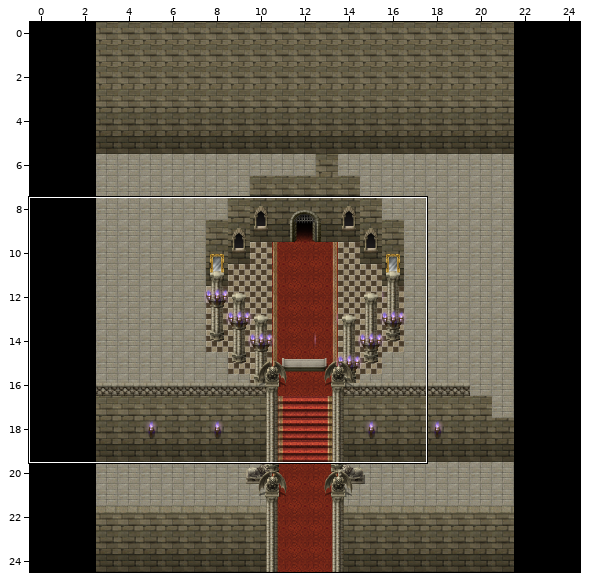
Two versions of a level (Tiled map, res/map/yashasanctuary/yashasanctuary.tmx). Above: a wide view before the commit, with the close-up outlined.
Close-up. Before the commit:
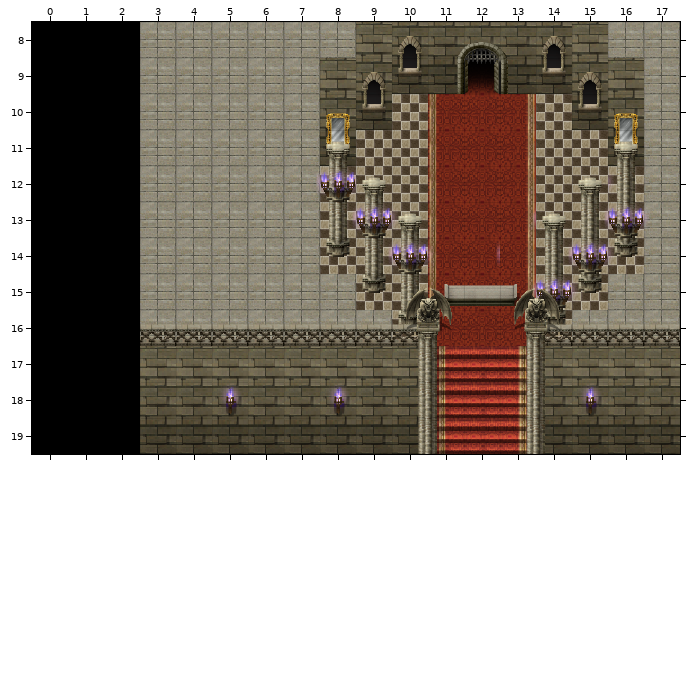
Cells are 50x50 px. Shown: x 0..17, y 8..19. The commit also changed other parts of the map, which this record leaves out. The old version is drawn lined up with the new one.
Now the later version:
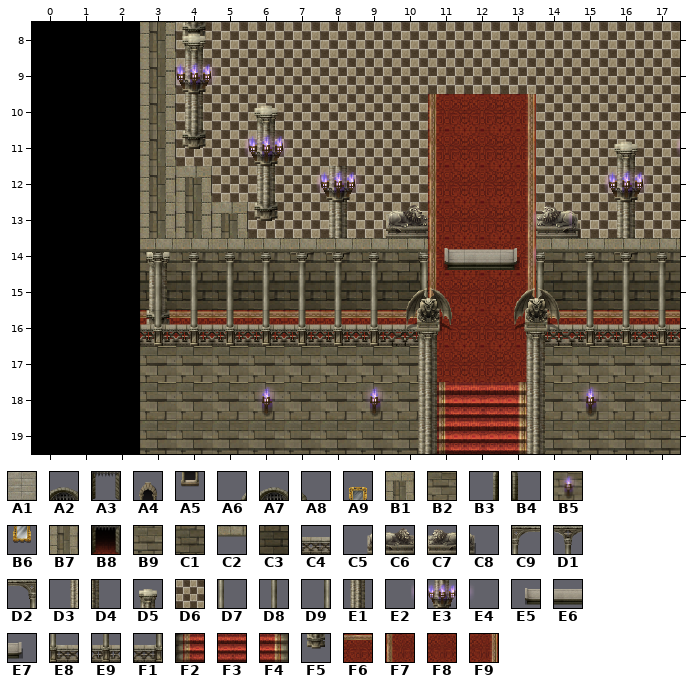
Key: from "tileset_map_yashasanctuary": A1 69, A2 76, A3 99, A4 129, A5 152, A6 166, A7 167, A8 168, A9 175, B1 184, B2 188, B3 189, B4 191, B5 195, B6 198, B7 207, B8 210, B9 211, C1 234, C2 254, C3 257, C4 270, C5 282, C6 283, C7 284, C8 285, C9 287, D1 288, D2 289, D3 299, D4 300, D5 301, D6 302, D7 310, D8 311, D9 312, E1 324, E2 326, E3 327, E4 328, E5 329, E6 330, E7 331, E8 333, E9 334, F1 335, F2 339, F3 340, F4 341, F5 347, F6 359, F7 381, F8 382, F9 383.
__ is an empty cell.
Tiles replaced or removed in this view: A1, A2, A3, A4, A5, A6, A7, A8, A9, B3, B4, B5, B6, B8, B9, C1, C3, C4, D3, D4, D5, D6, E1, E2, E3, E4, E5, E6, E7, F2, F3, F4, F5, F7, F8, F9.
See-through tiles are keyed as they look on the map.
Edits made:
Changed rows in their new state; .. is an unchanged cell.
map size 25x25 -> 25x22 cells
Layer "BG 1":
first column x 3:
 8 .. D6 D6 D6 D6 D6 D6 D6 D6 D6 D6 D6 D6 D6 D6
 9 .. D6 D6 D6 D6 D6 D6 D6 D6 D6 D6 D6 D6 D6 D6
10 .. D6 D6 D6 D6 D6 D6 .. .. .. .. .. D6 D6 D6
11 .. D6 D6 D6 D6 D6 .. .. .. .. .. .. .. D6 D6
12 .. B1 D6 D6 D6 .. .. .. .. .. .. .. .. .. D6
13 .. B7 B1 D6 D6 .. .. .. .. .. .. .. .. .. D6
14 C1 C1 C1 C1 C1 C1 C1 C1 .. .. .. C1 C1 C1 C1
15 C3 C3 C3 C3 C3 C3 C3 C3 .. .. .. C3 C3 C3 C3
16 F6 F6 F6 F6 F6 F6 F6 F6 F8 .. F8 F6 F6 F6 F6
17 B2 B2 B2 B2 B2 B2 B2 B2 F7 F8 F9 B2 B2 B2 B2
18 B2 B2 B2 B2 B2 B2 B2 B2 .. .. .. B2 B2 B2 B2
19 B9 B9 B9 B9 B9 B9 B9 B9 .. .. .. B9 B9 B9 B9
Layer "BG 2":
first column x 3:
 8 .. F5 .. .. .. .. .. __ __ __ __ __ .. ..
 9 .. .. .. .. .. .. __ __ __ __ __ __ __ ..
10 .. E1 .. .. .. __ __ .. .. .. .. .. __ __
11 .. F5 .. .. .. __ .. .. .. .. .. .. .. __
12 .. .. .. E1 .. .. .. .. .. .. .. .. .. ..
13 .. .. .. F5 .. E1 .. .. .. .. .. .. .. E1
14 D5 .. .. .. F5 .. .. .. E5 E6 E7 .. .. ..
15 E1 .. .. .. .. .. __ .. __ __ __ .. __ ..
16 F5 .. .. .. .. .. .. __ .. .. .. __ .. ..
17 .. .. .. .. .. .. .. D3 D4 .. D3 D4 .. ..
18 .. .. __ B5 .. __ B5 D3 .. .. .. D4 .. ..
Layer "BG 3":
first column x 10:
17 __ __ .. __ __
18 __ .. .. .. __
Layer "LFG 1":
first column x 3:
 8 B7 D5 .. .. .. .. .. .. .. .. .. .. .. .. ..
 9 .. E3 E4 .. .. .. .. .. .. __ .. .. .. .. ..
10 B7 .. .. D5 .. .. .. .. .. .. .. .. .. .. ..
11 B7 .. E2 E3 E4 __ .. .. .. .. .. .. .. D5 E2
12 B7 .. .. .. .. .. E4 .. .. .. .. .. E2 E3 E4
13 B7 .. .. .. .. __ C5 C6 .. .. .. C7 C8 __ __
14 D1 D1 D1 D1 D1 D1 D1 D2 __ __ .. C9 D1 D1 D1
15 D8 D8 D8 D8 D8 D8 D8 D9 .. .. __ D7 D8 D8 D8
16 E9 E9 E9 E9 E9 E9 E9 F1 .. .. .. E8 E9 E9 E9
Layer "LFG 2":
first column x 3:
 8 .. .. .. .. .. .. .. .. .. __ .. .. .. .. ..
 9 B7 .. .. .. .. .. .. .. .. .. .. .. .. .. ..
11 .. .. .. .. .. .. .. .. .. .. .. .. .. __ ..
12 .. .. .. .. .. .. .. .. .. .. .. .. __ __ ..
13 .. .. .. .. .. __ __ __ .. .. .. E2 __ .. ..
14 C2 C2 C2 C2 C2 C2 C2 C2 .. .. E2 C2 C2 C2 C2
